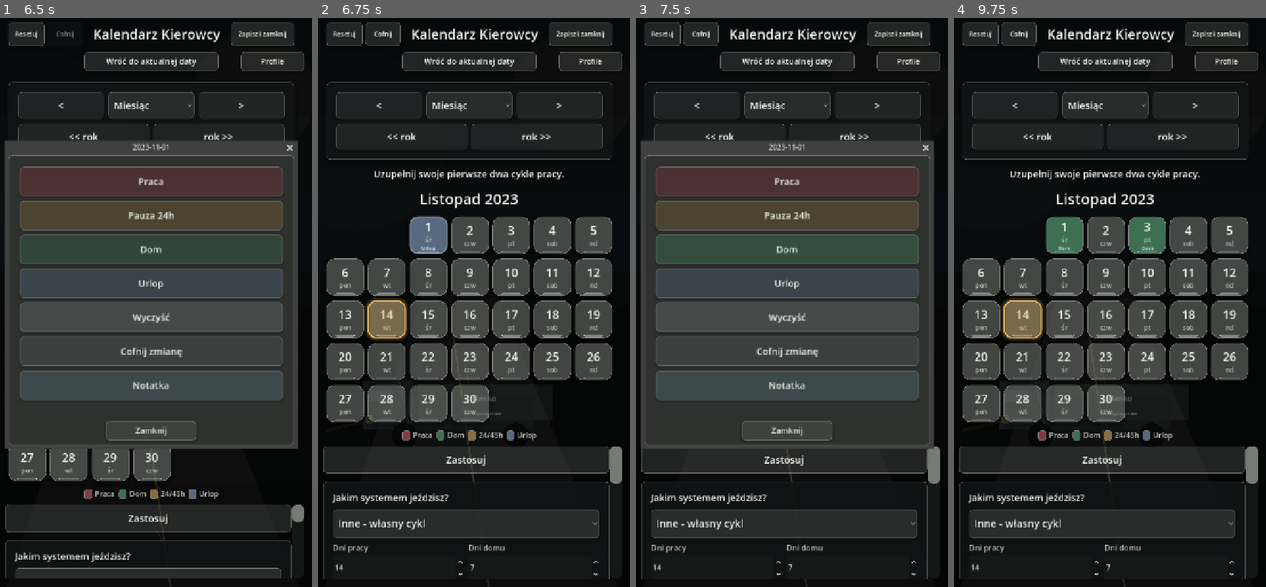
Above: before the commit, frames 1-4 (left to right).
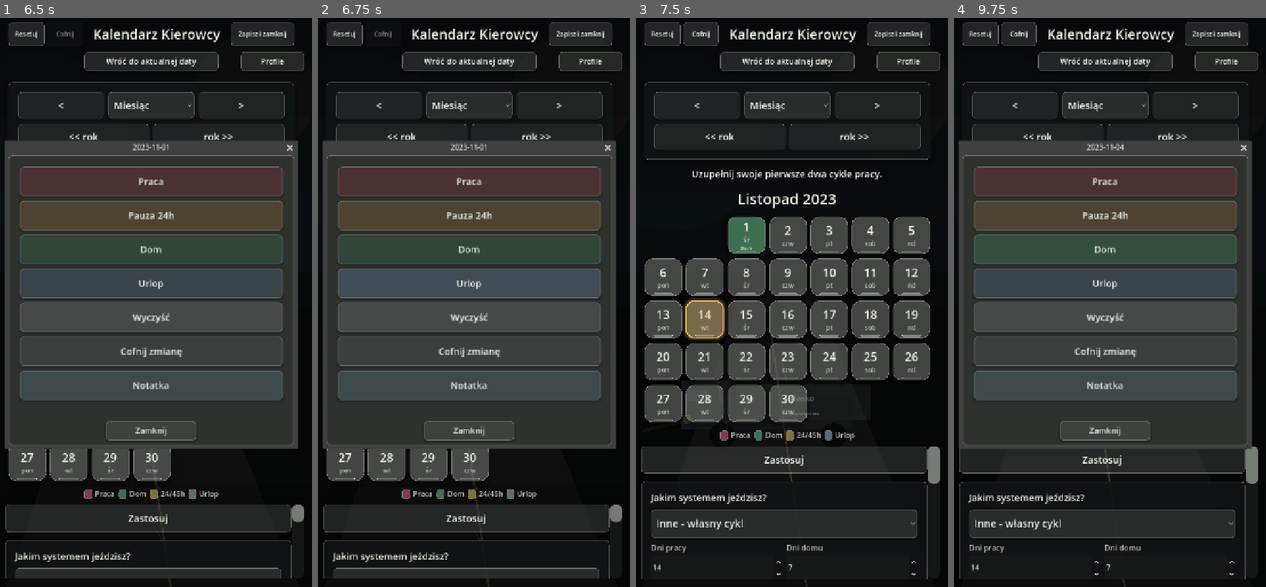
Above: after the commit, the same moments.

Repository: ElKlient/IDOL-Genesis
Game: Godot game, scene res://scenes/main.tscn
The game is run twice, just before and just after one commit, with the same random seed, the same clock (stepped at 60 frames per second) and the same inputs.
Inputs (mouse positions are in pixels of both pictures, inside the frame that each line leads up to):
- Up to frame 1 (6.5 s): click "Zapisz i zamknij" at 0.5 s; click "Cofnij" at 1.25 s; click "<" at 2 s; click "Miesiąc" at 2.75 s; click ">" at 3.5 s; click "<< rok" at 4.25 s; click "rok >>" at 5 s; click (109, 291) at 5.77 s
- Up to frame 2 (6.75 s): click (470, 291) at 6.52 s
- Up to frame 3 (7.5 s): click (745, 234) at 7.27 s
- Up to frame 4 (9.75 s): click (1106, 234) at 8.02 s; click (1147, 234) at 8.77 s; click (1188, 234) at 9.52 s

Frame 1 is identical in both runs. In frame 2, 43% of the frame differs, in the area x 1-98%, y 0-99%; in frame 3, 35%; in frame 4, 36%.

Commit message:
Block gesture month navigation

Diff:
--- a/scripts/main.gd
+++ b/scripts/main.gd
@@ -38,9 +38,9 @@
 const TILE_COLUMNS := 7
 const SETTINGS_PATH := "user://driver_calendar.cfg"
 const TOUCH_DRAG_CANCEL_DISTANCE := 8.0
-const TAP_BLOCK_AFTER_DRAG_MS := 180
+const TAP_BLOCK_AFTER_DRAG_MS := 450
 const NAVIGATION_TAP_MAX_MS := 420
-const NAVIGATION_BLOCK_AFTER_SCROLL_MS := 700
+const NAVIGATION_BLOCK_AFTER_SCROLL_MS := 1600
 const TOUCH_SCROLL_DEADZONE_MENU := 18
 const RETURN_TODAY_BUTTON_TOP := 84
 const RETURN_TODAY_BUTTON_HEIGHT := 44
@@ -159,6 +159,7 @@
 var navigation_action_unlock_msec := -10000
 var navigation_blocked_until_msec := -10000
 var navigation_button_action_active := false
+var calendar_navigation_command_depth := 0
 var confirmed_calendar_year: int = 0
 var confirmed_calendar_month: int = 0
 var calendar_page_guard_ready := false
@@ -189,7 +190,7 @@
 		return
 	if _block_calendar_touch_drag(event):
 		return
-	if event is InputEventScreenDrag or event is InputEventMouseMotion:
+	if _event_is_drag_motion(event):
 		_lock_horizontal_scroll_deferred()
 
 
@@ -204,7 +205,7 @@
 
 func _on_main_scroll_gui_input(event: InputEvent) -> void:
 	_track_scroll_touch(event)
-	if event is InputEventScreenDrag:
+	if event is InputEventScreenDrag or event is InputEventPanGesture:
 		_block_touch_drag_actions()
 		_lock_horizontal_scroll_deferred()
 	elif event is InputEventMouseMotion:
@@ -815,6 +816,12 @@
 
 func _sync_calendar_touch_shield() -> void:
 	if calendar_touch_shield == null:
+		return
+	if calendar_only_mode:
+		var viewport_rect := get_viewport_rect()
+		calendar_touch_shield.position = viewport_rect.position
+		calendar_touch_shield.size = viewport_rect.size
+		calendar_touch_shield.visible = true
 		return
 	if months_box == null or not is_instance_valid(months_box):
 		calendar_touch_shield.visible = false
@@ -2864,18 +2871,13 @@
 
 func _handle_calendar_area_input(event: InputEvent) -> void:
 	_track_scroll_touch(event)
-	if event is InputEventScreenDrag:
-		_block_touch_drag_actions()
-		_lock_horizontal_scroll_deferred()
-		accept_event()
-		get_viewport().set_input_as_handled()
-	elif event is InputEventMouseMotion:
-		var mouse_motion := event as InputEventMouseMotion
-		if (mouse_motion.button_mask & MOUSE_BUTTON_MASK_LEFT) != 0:
-			_block_touch_drag_actions()
-			_lock_horizontal_scroll_deferred()
-			accept_event()
-			get_viewport().set_input_as_handled()
+	if not _event_is_drag_motion(event):
+		return
+
+	_block_touch_drag_actions()
+	_lock_horizontal_scroll_deferred()
+	accept_event()
+	get_viewport().set_input_as_handled()
 
 
 func _handle_navigation_button_input(event: InputEvent, button: BaseButton, action: Callable) -> void:
@@ -2892,6 +2894,9 @@
 	elif event is InputEventScreenDrag:
 		var drag := event as InputEventScreenDrag
 		_mark_navigation_button_drag(button, drag.position)
+	elif event is InputEventPanGesture:
+		var pan := event as InputEventPanGesture
+		_mark_navigation_button_drag(button, pan.position)
 	elif event is InputEventMouseButton:
 		var mouse_button := event as InputEventMouseButton
 		if mouse_button.button_index != MOUSE_BUTTON_LEFT:
@@ -2945,9 +2950,15 @@
 		return
 
 	get_viewport().set_input_as_handled()
+	_run_navigation_button_action(action)
+
+
+func _run_navigation_button_action(action: Callable) -> void:
 	_allow_navigation_action_once()
 	navigation_button_action_active = true
+	calendar_navigation_command_depth += 1
 	action.call()
+	calendar_navigation_command_depth = maxi(calendar_navigation_command_depth - 1, 0)
 	navigation_button_action_active = false
 
 
@@ -2992,6 +3003,10 @@
 		if touch_drag_total.length() > TOUCH_DRAG_CANCEL_DISTANCE:
 			_block_touch_drag_actions()
 		_update_touch_tracking(drag.position)
+	elif event is InputEventPanGesture:
+		var pan := event as InputEventPanGesture
+		_block_touch_drag_actions()
+		_update_touch_tracking(pan.position)
 	elif event is InputEventMouseButton:
 		var mouse_button := event as InputEventMouseButton
 		if mouse_button.button_index == MOUSE_BUTTON_LEFT:
@@ -3035,6 +3050,9 @@
 	if event is InputEventScreenDrag:
 		var drag := event as InputEventScreenDrag
 		position = drag.position
+	elif event is InputEventPanGesture:
+		var pan := event as InputEventPanGesture
+		position = pan.position
 	elif event is InputEventMouseMotion:
 		var mouse_motion := event as InputEventMouseMotion
 		if (mouse_motion.button_mask & MOUSE_BUTTON_MASK_LEFT) == 0:
@@ -3163,6 +3181,9 @@
 		return false
 
 	if not navigation_button_action_active:
+		navigation_action_unlock_msec = -10000
+		return false
+	if calendar_navigation_command_depth <= 0:
 		navigation_action_unlock_msec = -10000
 		return false
 
